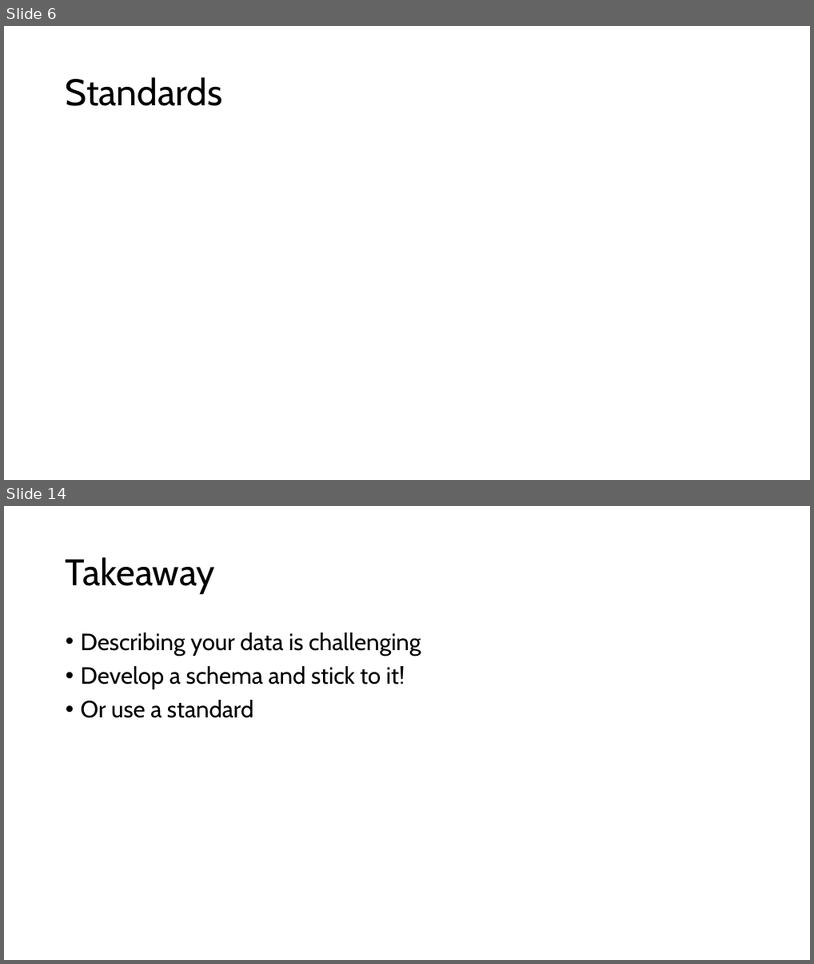
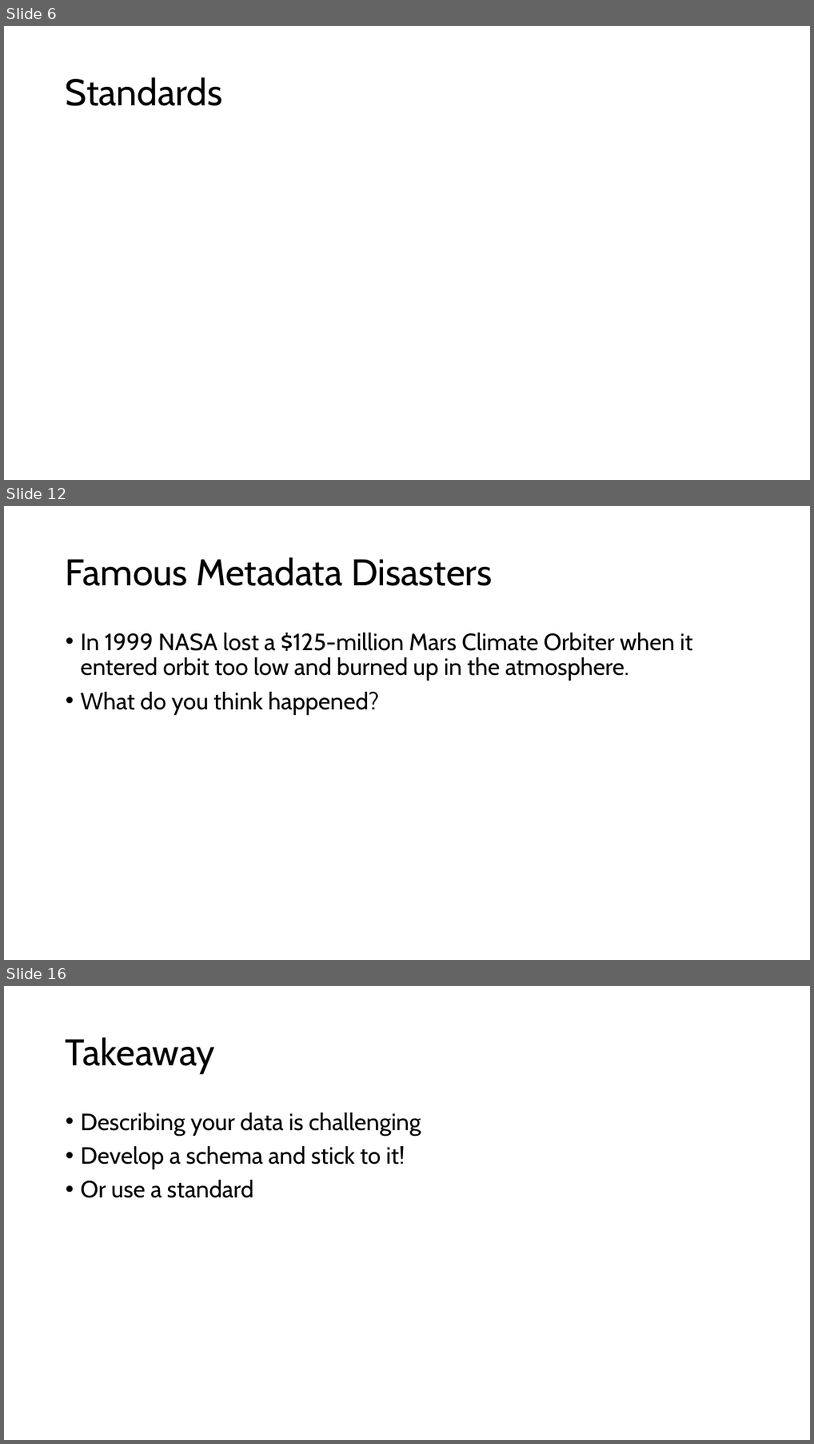
Before and after one commit to walshbr/data-for-the-rest-of-us, a slide deck: resources/week-3/description.pptx. Shown one above the other, each under a label of ours: slides 6 and 14 before the commit, slides 6, 12 and 16 after it; the slides between them are not shown. The pictures are 814x964 and 814x1444 pixels, drawn with LibreOffice and Linux fonts; fonts in the diff are those of the drawing; background and template pictures are left out. Boxes give left, top, right and bottom in pixels: in the first picture for what was removed or moved away, otherwise in the second. Text is boxed around its words. In the diff, an @@ line names an element or a change of style, - is before the commit and + after.

```diff
--- a/resources/week-3/description.pptx
+++ b/resources/week-3/description.pptx
@@ slide 12 added at (x1=4, y1=506, x2=810, y2=960), background #FFFFFF @@
@@ title added at (x1=66, y1=557, x2=493, y2=586), 44 pt, text #000000 @@
+Famous Metadata Disasters
@@ text added at (x1=81, y1=632, x2=693, y2=715), 28 pt, text #000000 @@
+• In 1999 NASA lost a $125-million Mars Climate Orbiter when it entered orbit too low and burned up in the atmosphere.
+• What do you think happened?
@@ what was slide 14 is now slide 16 @@
```
Also in this commit, not shown: 6 slides changed, 2 other slides added, 1 slide removed.
